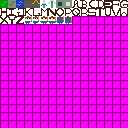
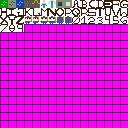
Comparing the layer stacks of the two 128 x 128 images. Changes:
painted on "Layer 0" over [0, 16, 128, 32]
